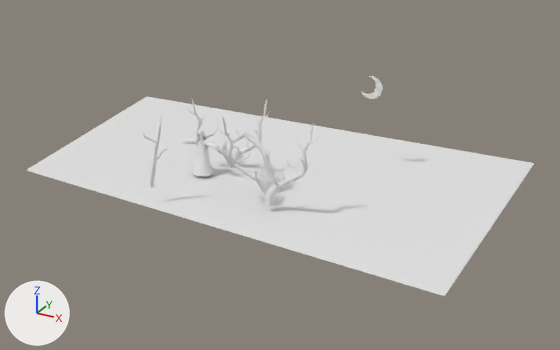
What one commit did to the glTF model public/Homepage-scene.gltf.
Rendered twice from a 50 mm camera at (100.0, -214.3, 81.3) aimed at (8.3, -47.4, -2.1). Arrows for +X, +Y and +Z are at lower left; the lights stay in place. Where no turn or scale is listed for an object, it has been applied to the vertices. Vertices at the same position are counted once.

Before the edit, the objects in view are built like this:
```python
ob_cube_877 = bpy.data.objects.new('Cube.877', me_cube_1413)
ob_cube_877.location = (8.8, -67.5, 10.9)
ob_cube_891 = bpy.data.objects.new('Cube.891', me_cube_1421)
ob_cube_891.location = (6.7, -56.7, 6.8)
ob_cube_892 = bpy.data.objects.new('Cube.892', me_cube_1422)
ob_cube_892.location = (-8.9, -77.2, 13.8)
ob_cube_894 = bpy.data.objects.new('Cube.894', me_cube_1418)
ob_cube_894.location = (0.4, -48.5, 8.4)
ob_cube_900 = bpy.data.objects.new('Cube.900', me_cube_1404)
ob_cube_900.location = (22.6, -66.5, 11.0)
ob_defaultmaterial = bpy.data.objects.new('defaultMaterial', me_defaultmaterial_001)
ob_defaultmaterial.location = (27.0, -31.0, 20.3)
ob_gras_plane = bpy.data.objects.new('gras plane', me_plane_001)
ob_gras_plane.location = (2.9, -44.0, -2.4)
ob_model = bpy.data.objects.new('Model', me_cube_003)
ob_model.location = (-9.8, -57.9, 7.9)
```
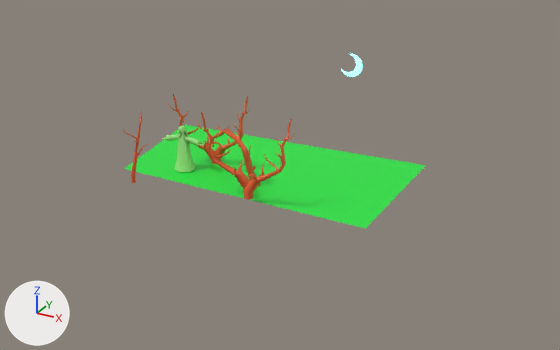
Where the newer file only moved an object's origin or applied its transform, the numbers keep the older frame.

Where the change shows, as pixel boxes [x1, y1, x2, y2] in the pictures (560 x 350 px):
'gras plane', recoloured, reshaped (white to green, 40% narrower, 48% shorter): before [26, 96, 534, 296]; after [124, 125, 426, 229]
'Model', recoloured, moved: before [182, 129, 222, 176]; after [163, 126, 204, 172]
'Cube.900', recoloured, moved: before [265, 123, 319, 205]; after [244, 119, 296, 200]
'Cube.877', recoloured, moved: before [217, 116, 271, 198]; after [197, 112, 250, 192]
'Cube.891', recoloured, moved: before [230, 130, 280, 193]; after [211, 127, 260, 187]
'Cube.894', recoloured, moved: before [233, 99, 270, 164]; after [214, 96, 250, 161]
'Cube.892', recoloured, moved: before [143, 116, 167, 188]; after [123, 112, 149, 183]
'Cube.001', recoloured, moved: before [186, 98, 236, 168]; after [168, 94, 218, 164]
'defaultMaterial', recoloured, moved: before [361, 76, 383, 99]; after [341, 54, 363, 77]

The change, as a list of edits to the scene's bpy script:
```text
Change me_cube_1421:
    where me_cube_1421.from_pydata(...)  # 124 vertices, 240 faces; spans x -10.8..6.8, y -3.7..4.1, z -9.9..7.5
    add me_cube_1421.materials.append(mat_trees)  # orange #e76330
Change me_cube_1404:
    where me_cube_1404.from_pydata(...)  # 182 vertices, 352 faces; spans x -7.3..5.7, y -3.7..2.9, z -11.1..10.2
    add me_cube_1404.materials.append(mat_trees)  # orange #e76330
Change me_cube_1422:
    where me_cube_1422.from_pydata(...)  # 104 vertices, 200 faces; spans x -2.6..1.6, y -3.2..2.8, z -11.5..7.1
    add me_cube_1422.materials.append(mat_trees)  # orange #e76330
Change me_cube_1418:
    where me_cube_1418.from_pydata(...)  # 182 vertices, 352 faces; spans x -7.3..5.8, y -3.1..3.8, z -11.1..10.2
    add me_cube_1418.materials.append(mat_trees)  # orange #e76330
Change me_cube_1413:
    where me_cube_1413.from_pydata(...)  # 182 vertices, 352 faces; spans x -5.0..6.7, y -3.1..4.9, z -11.1..10.2
    add me_cube_1413.materials.append(mat_trees)  # orange #e76330
Change me_cube_003:
    where me_cube_003.from_pydata(...)  # 1394 vertices, 2678 faces; spans x -6.44..6.37, y -2.29..3.07, z -9.3..2.93
    add me_cube_003.materials.append(mat_ianua)  # green #99e781
Change me_plane_001:
    where me_plane_001.from_pydata(...)  # 4 vertices, 2 faces; spans x -68.9..63.1, y -39.6..38.6, z -0.2..0.3
    me_plane_001 part 1
    me_plane_001.vertices[0].co: (62.4, -39.6, 0.0) -> (38.0, -22.0, 0.9)  # pixel (444, 296) -> pixel (365, 228)
    me_plane_001.vertices[1].co: (63.1, 38.6, -0.1) -> (36.6, 24.4, -0.9)  # pixel (534, 163) -> pixel (425, 165)
    me_plane_001.vertices[2].co: (-56.6, -33.9, 0.3) -> (-32.8, -21.5, 0.9)  # pixel (25, 170) -> pixel (123, 168)
    me_plane_001.vertices[3].co: (-68.9, 35.0, -0.2) -> (-41.8, 19.1, -0.9)  # pixel (146, 96) -> pixel (184, 124)
    add me_plane_001.materials.append(mat_ground)  # green #1ee740
Change me_defaultmaterial_001:
    where me_defaultmaterial_001.from_pydata(...)  # 1200 vertices, 2396 faces; spans x -3.26..2.57, y -0.33..0.31, z -2.87..3.33
    add me_defaultmaterial_001.materials.append(mat_moon)  # white #ffffff
Change me_cube_001:
    where me_cube_001.from_pydata(...)  # 182 vertices, 352 faces; spans x -4.4..6.1, y -3.8..5.4, z -11.1..10.2
    add me_cube_001.materials.append(mat_trees)  # orange #e76330
Change ob_cube_891:
    ob_cube_891.location: (6.7, -56.7, 6.8) -> (0.9, -56.7, 6.8)
Change ob_cube_900:
    ob_cube_900.location: (22.6, -66.5, 11.0) -> (16.7, -66.5, 11.0)
Change ob_cube_892:
    ob_cube_892.location: (-8.9, -77.2, 13.8) -> (-14.7, -77.2, 13.8)
Change ob_cube_894:
    ob_cube_894.location: (0.4, -48.5, 8.4) -> (-5.4, -48.5, 8.4)
Change ob_cube_877:
    ob_cube_877.location: (8.8, -67.5, 10.9) -> (3.0, -67.5, 10.9)
Change ob_model:
    ob_model.location: (-9.8, -57.9, 7.9) -> (-15.6, -57.9, 7.9)
Change ob_defaultmaterial:
    ob_defaultmaterial.location: (27.0, -31.0, 20.3) -> (21.2, -31.0, 25.4)
Change ob_cube_001:
    ob_cube_001.location: (-10.7, -52.5, 8.4) -> (-16.6, -52.5, 8.4)
```
